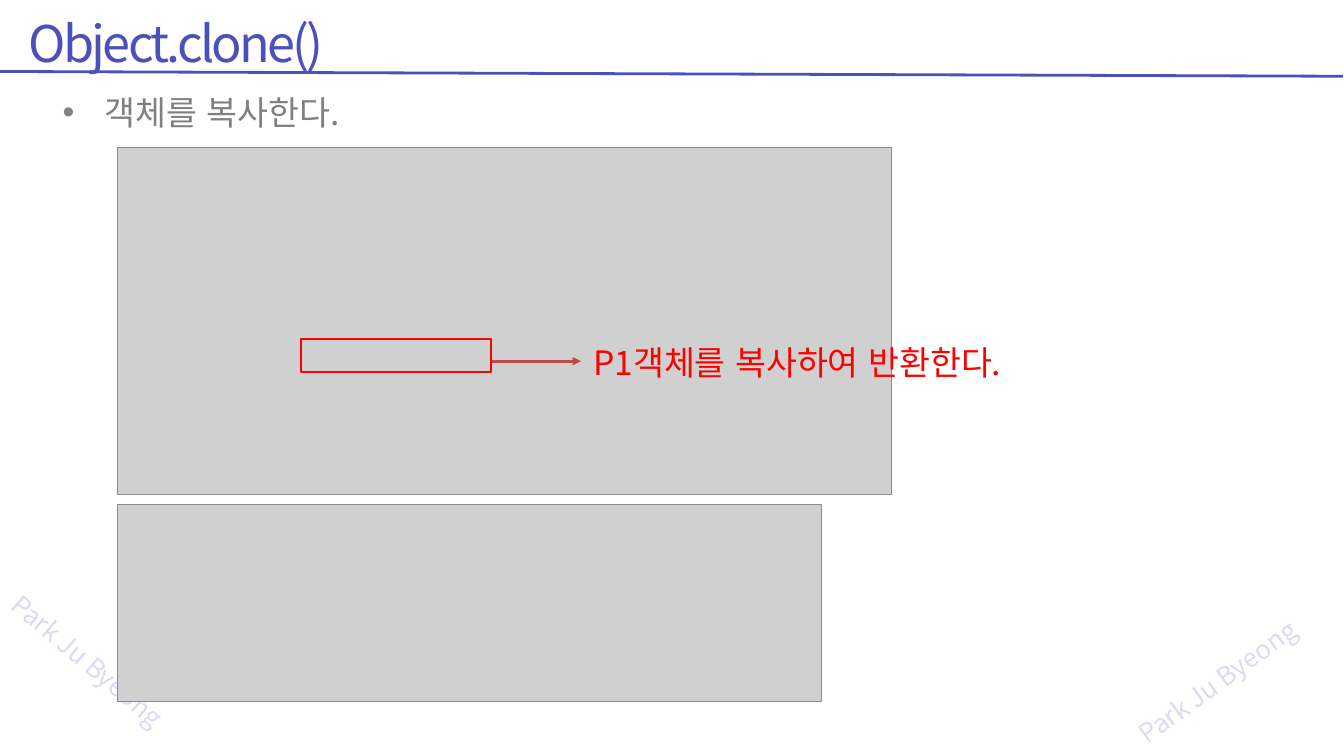
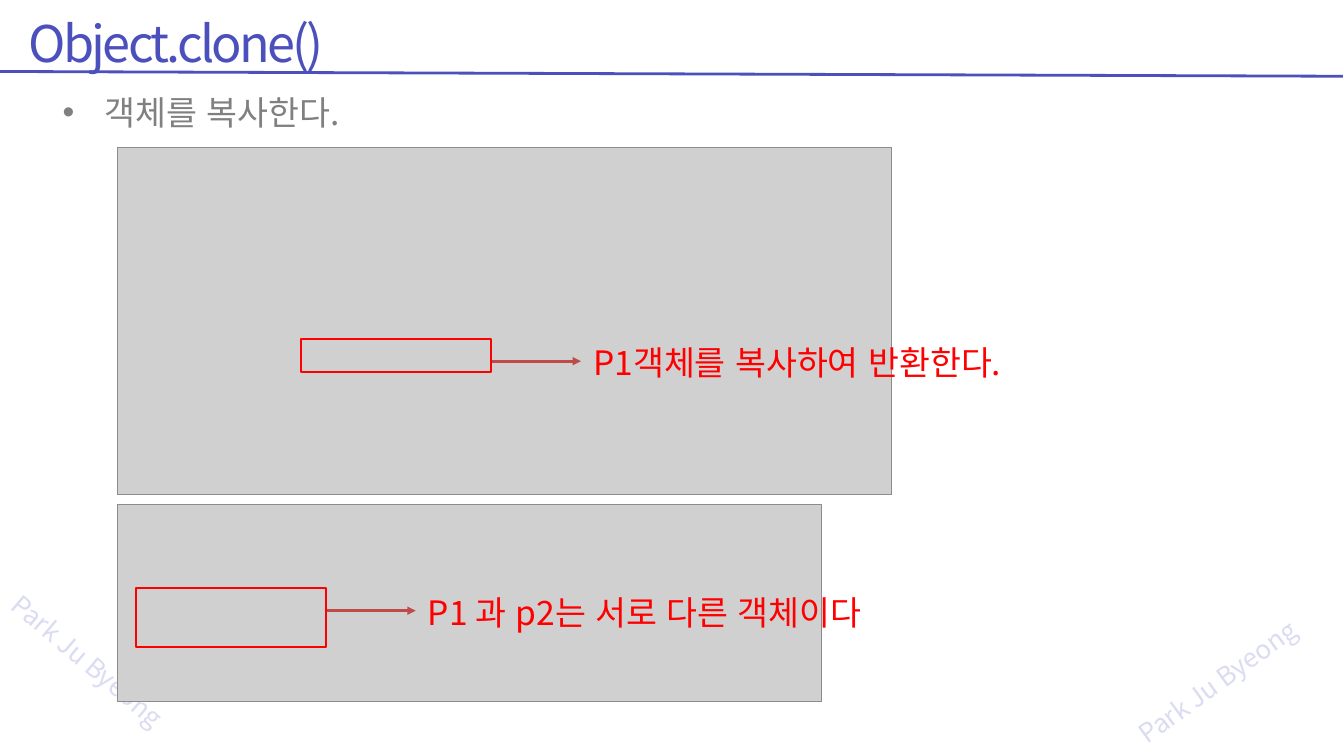
Before and after one commit to zest132/JavaLecture, a slide deck: slide 18 of JavaLecture/LectureFile/java 13강 기본클래스 및 제네릭 .pptx. Drawn at 1344x756 pixels with LibreOffice and Linux fonts; fonts in the diff are those of the drawing; grey boxes stand for pictures. Boxes give left, top, right and bottom in pixels: in the first picture for what was removed or moved away, otherwise in the second. Text is boxed around its words. In the diff, an @@ line names an element or a change of style, - is before the commit and + after.

```diff
--- a/JavaLecture/LectureFile/java 13강 기본클래스 및 제네릭 .pptx
+++ b/JavaLecture/LectureFile/java 13강 기본클래스 및 제네릭 .pptx
@@ rectangle added at [136, 589, 326, 647], outline #FF0000 2 pt @@
@@ text added at [428, 590, 862, 634], 36 pt, text #FF0000 @@
+P1 과 p2는 서로 다른 객체이다
@@ arrow added from (326, 611) to (416, 611), #BF4C48 3 pt @@
```
Also in this commit, not shown: 9 other slides changed, 4 slides added, 9 other files.
